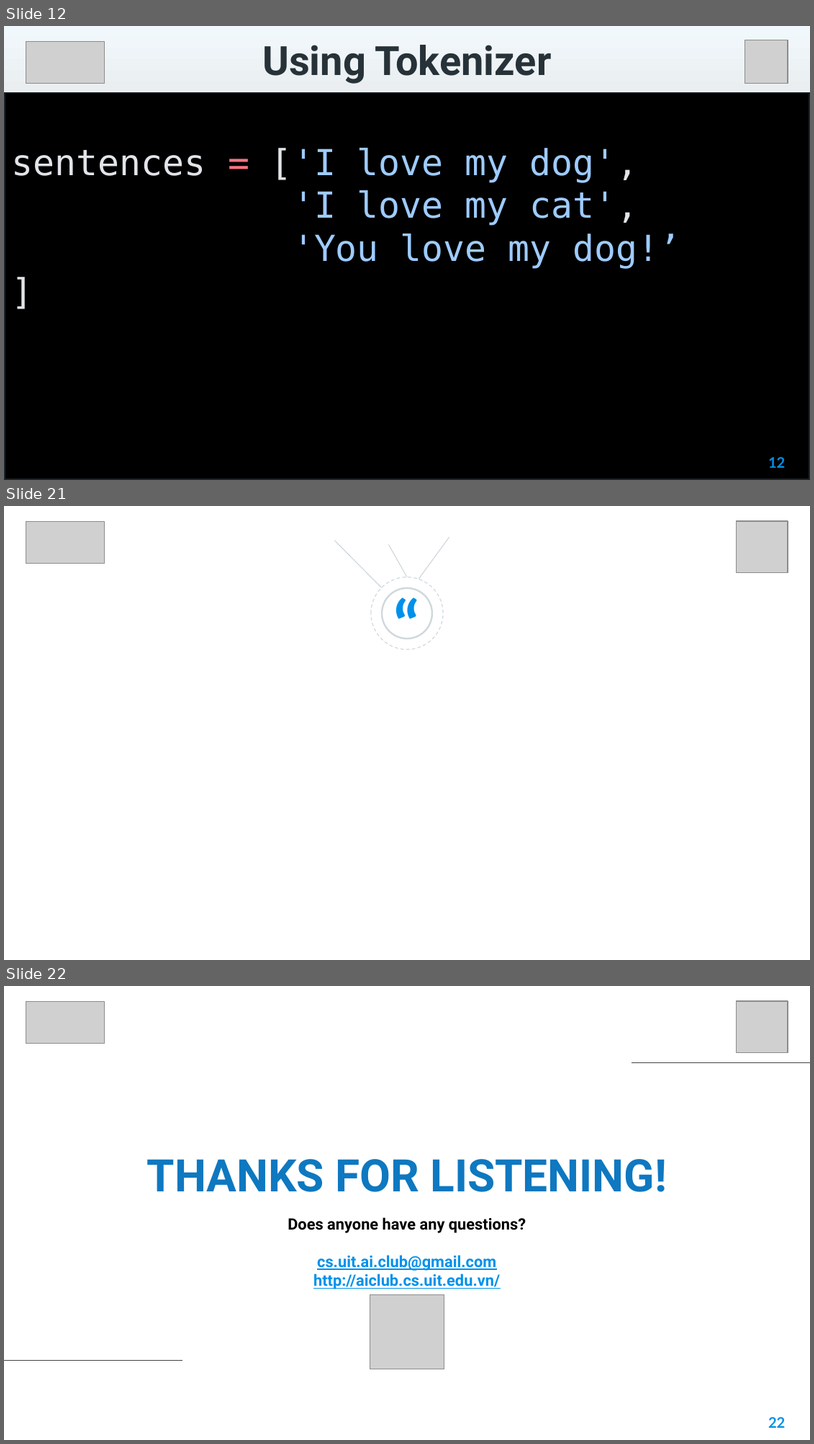
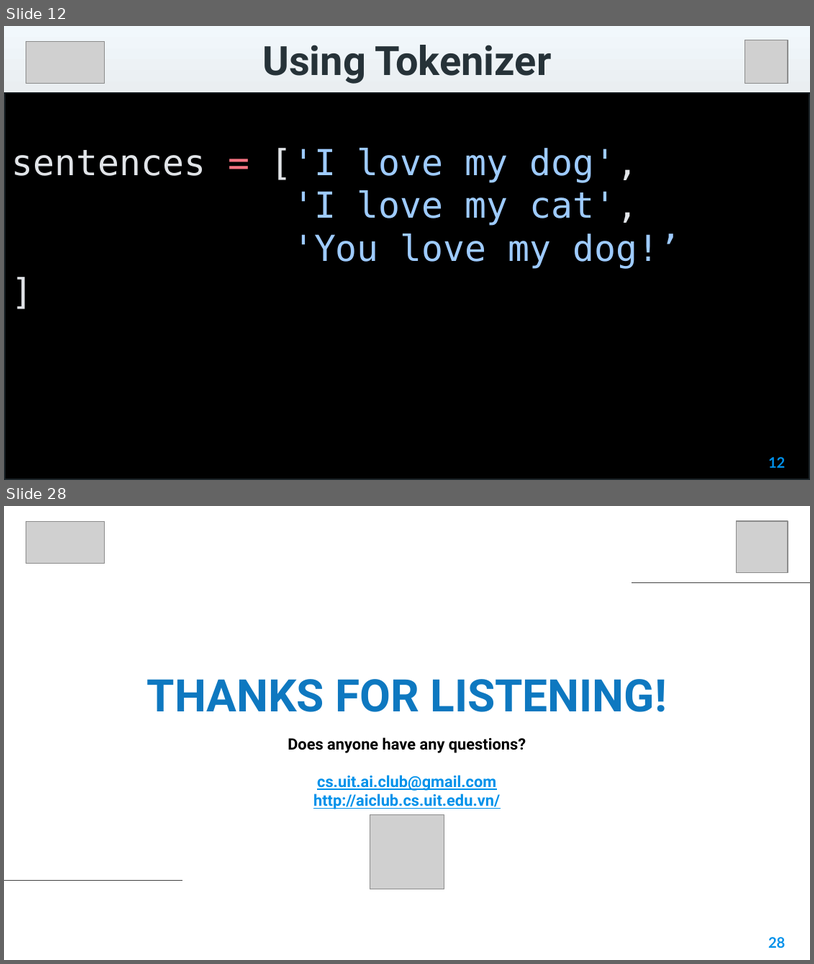
Before and after one commit to VinhDevNguyen/Tensorflow_Seminar, a slide deck: 3_NLP_In_TF/Week_1/Slide/Sentiment_In_Text.pptx. Shown one above the other, each under a label of ours: slides 12, 21 and 22 before the commit, slides 12 and 28 after it; the slides between them are not shown. The pictures are 814x1444 and 814x964 pixels, drawn with LibreOffice and Linux fonts; fonts in the diff are those of the drawing; grey boxes stand for pictures; background and template pictures are left out. Boxes give left, top, right and bottom in pixels: in the first picture for what was removed or moved away, otherwise in the second. Text is boxed around its words. In the diff, an @@ line names an element or a change of style, - is before the commit and + after.

```diff
--- a/3_NLP_In_TF/Week_1/Slide/Sentiment_In_Text.pptx
+++ b/3_NLP_In_TF/Week_1/Slide/Sentiment_In_Text.pptx
@@ slide 21 removed at (4, 506, 810, 960), background picture (left out) @@
@@ picture removed at (26, 521, 105, 564) @@
@@ picture removed at (737, 521, 789, 573) @@
@@ line removed from (334, 541) to (381, 587) @@
@@ line removed from (407, 577) to (388, 545) @@
@@ line removed from (419, 579) to (449, 537) @@
@@ text removed at (342, 575, 472, 633) @@
-“
@@ ellipse removed at (371, 577, 442, 649) @@
@@ ellipse removed at (382, 588, 432, 639) @@
@@ what was slide 22 is now slide 28 @@
@@ page number at (769, 937, 785, 947): text changed @@
-22
+28
```
Also in this commit, not shown: 7 slides changed, 11 slides added, 4 other slides removed.
